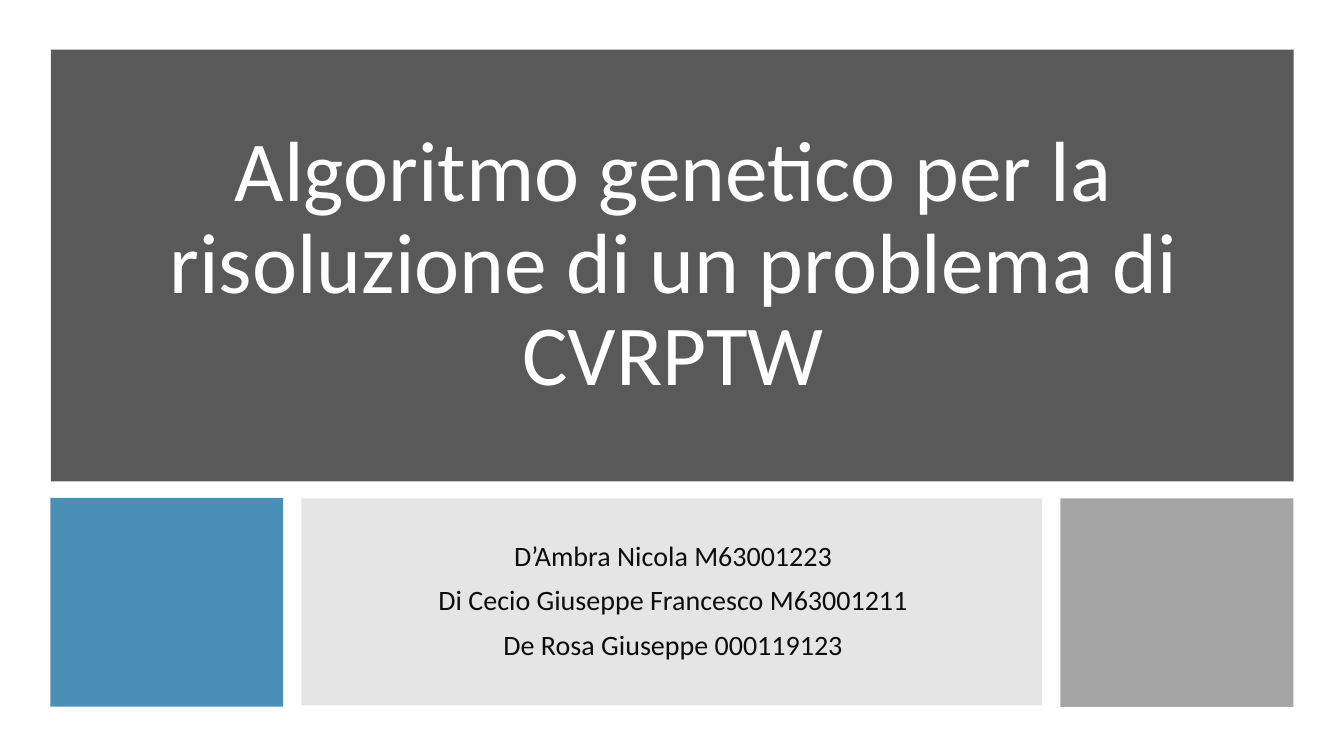
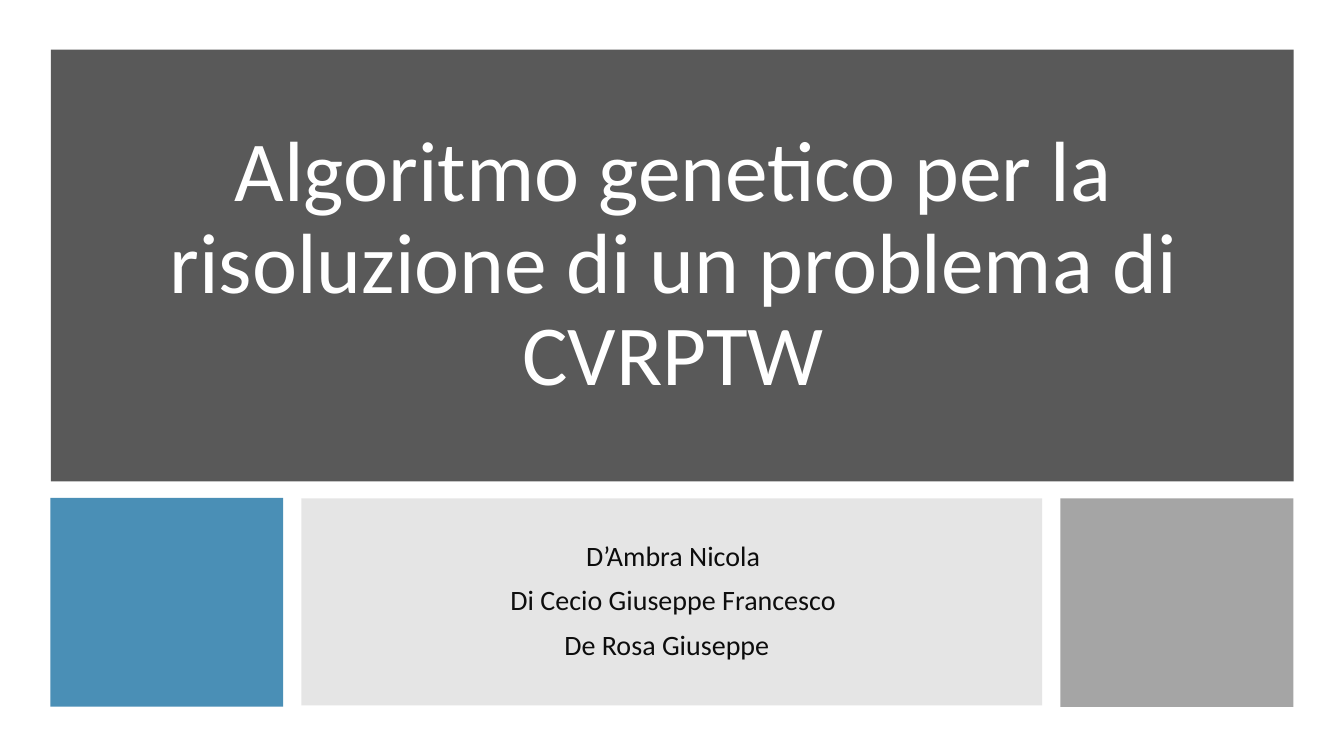
Before and after one commit to gdr-98/Greedy-heuristics-and-genetic-algorithm-for-a-CVRPTW-problem-resolution-, a slide deck: slide 1 of Power_point_nik.pptx. Drawn at 1344x756 pixels with LibreOffice and Linux fonts; fonts in the diff are those of the drawing. Boxes give left, top, right and bottom in pixels: in the first picture for what was removed or moved away, otherwise in the second. Text is boxed around its words. In the diff, an @@ line names an element or a change of style, - is before the commit and + after.

```diff
--- a/Power_point_nik.pptx
+++ b/Power_point_nik.pptx
@@ subtitle at [510,546,835,660]: text changed @@
-D’Ambra Nicola M63001223
-Di Cecio Giuseppe Francesco M63001211
-De Rosa Giuseppe 000119123
+D’Ambra Nicola
+Di Cecio Giuseppe Francesco
+De Rosa Giuseppe
```
Also in this commit, not shown: 14 other slides changed, 7 slides added, 3 slides removed.
